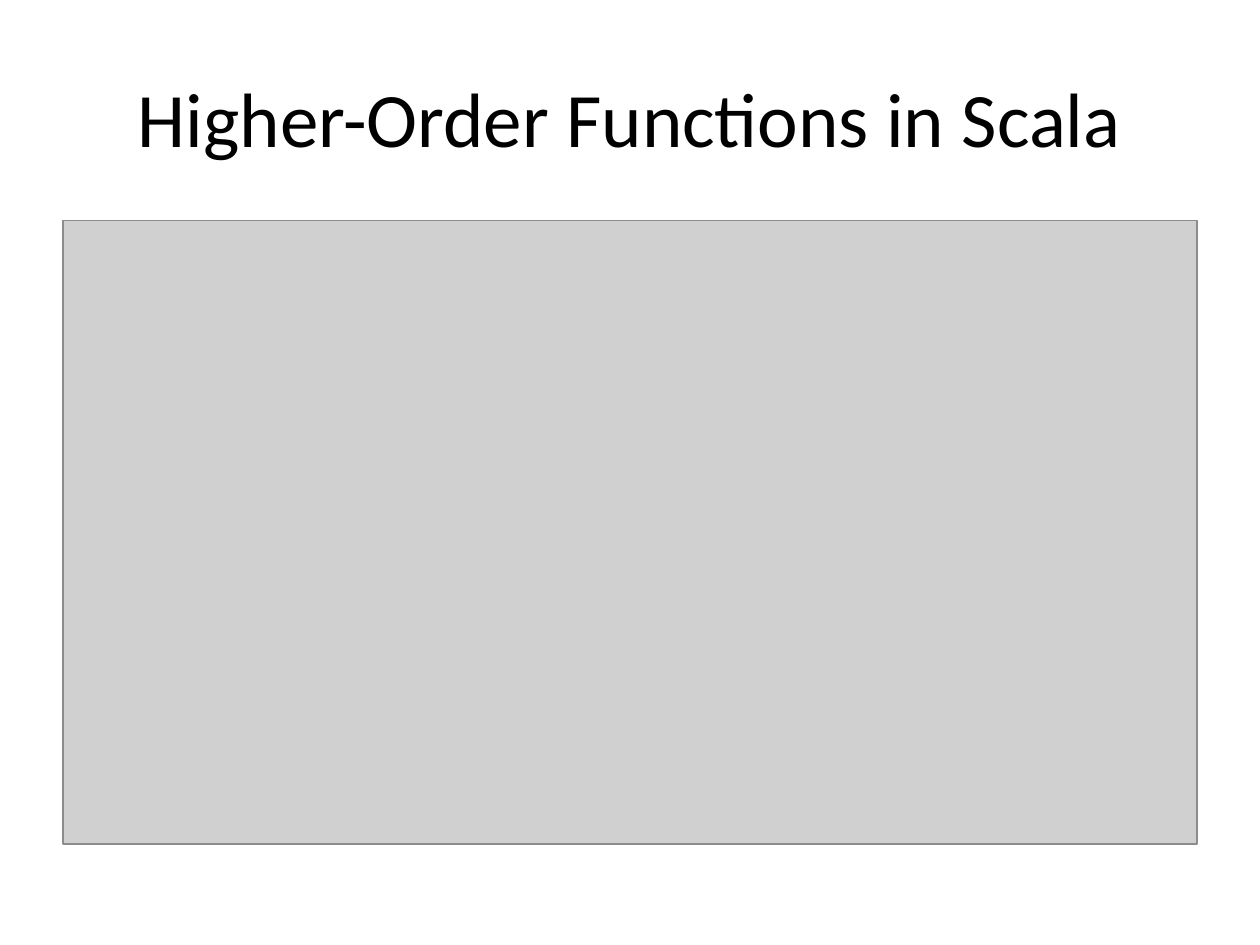
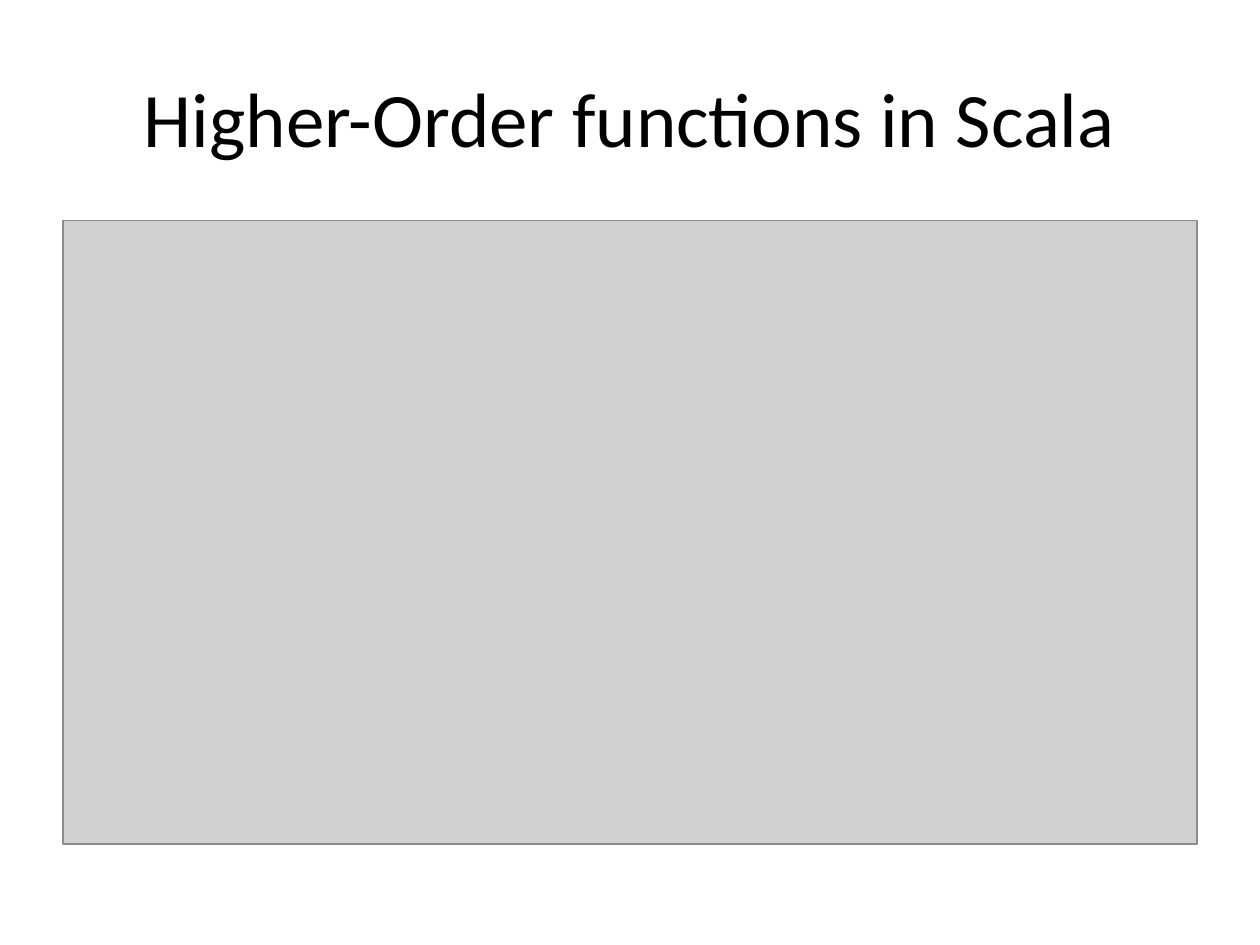
Before and after one commit to todkar/Away_Day, a slide deck: slide 13 of Scala_Away_Day.pptx (slide 14 before the commit). Drawn at 1260x945 pixels with LibreOffice and Linux fonts; fonts in the diff are those of the drawing; grey boxes stand for pictures. Boxes give left, top, right and bottom in pixels: in the first picture for what was removed or moved away, otherwise in the second. Text is boxed around its words. In the diff, an @@ line names an element or a change of style, - is before the commit and + after.

```diff
--- a/Scala_Away_Day.pptx
+++ b/Scala_Away_Day.pptx
@@ title at (144, 93, 1115, 161): text changed @@
-Higher-Order Functions in Scala
+Higher-Order functions in Scala
```
Also in this commit, not shown: 2 other slides changed, 1 slide removed, 6 other files.
